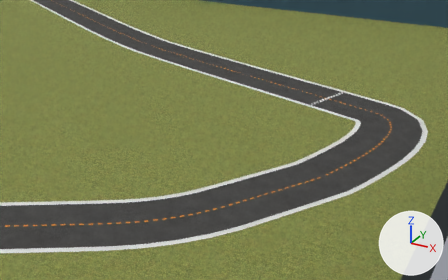
The COLLADA model bundle/meshes/2022_september_open_cw/2022_september_open_cw.dae, before and after one commit.
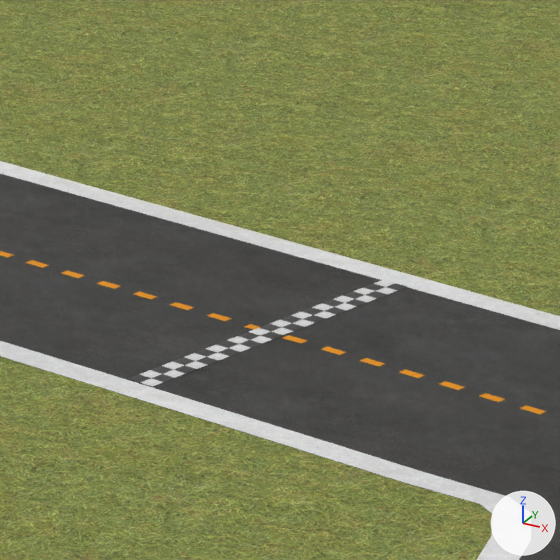
There are two pictures of each version: one from a 50 mm camera at (9.56, -8.07, 3.61) aimed at (4.89, 0.42, -0.63), one close up on the part from 65% to 81% of the width and 20% to 46% of the height. The axes (+X, +Y, +Z) are drawn at lower right. The lights are the same throughout.

In view in the first close-up: 'StartLine', 'cl', 'field', 'il', 'ol', 'road'.
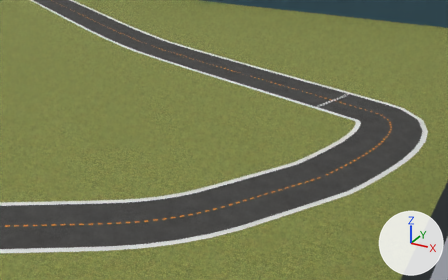
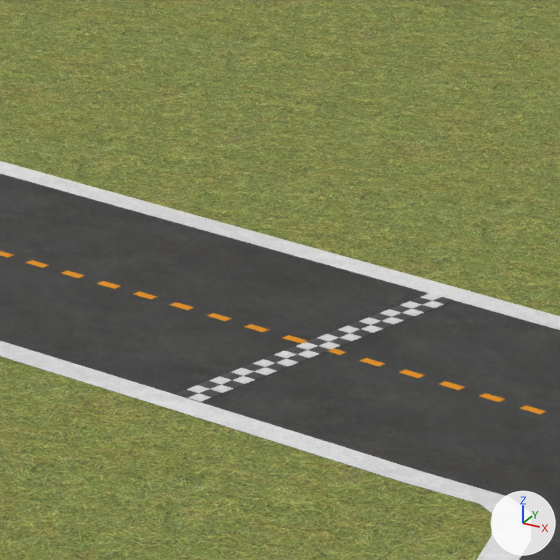
Diff of the bpy script that builds the scene:
```diff
--- a/bundle/meshes/2022_september_open_cw/2022_september_open_cw.dae.py
+++ b/bundle/meshes/2022_september_open_cw/2022_september_open_cw.dae.py
@@ ob_startline @@
 ob_startline = bpy.data.objects.new('StartLine', me_plane)
-ob_startline.location = (6.283, 1.554, 0.003)
+ob_startline.location = (6.405, 1.517, 0.003)
 ob_startline.rotation_euler = (0.0, 0.0, 2.004)  # degrees (0, 0, 115)
```

Changed parts and their boxes [x1, y1, x2, y2] in the close-ups (560 x 560 px):
'StartLine', moved: before [128, 280, 407, 387]; after [176, 293, 454, 402]
